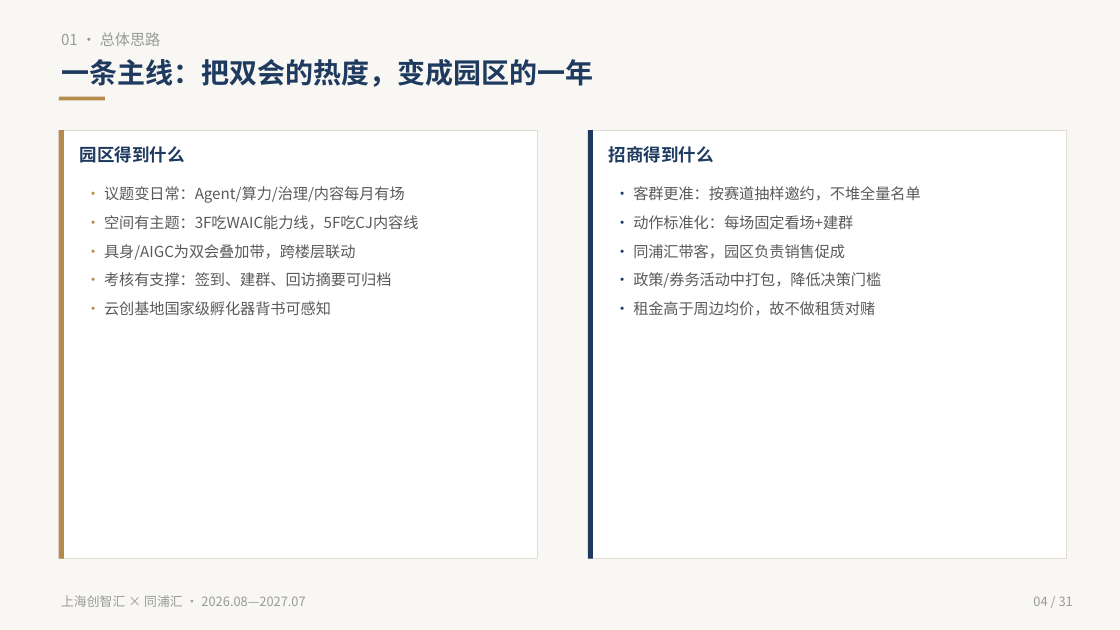
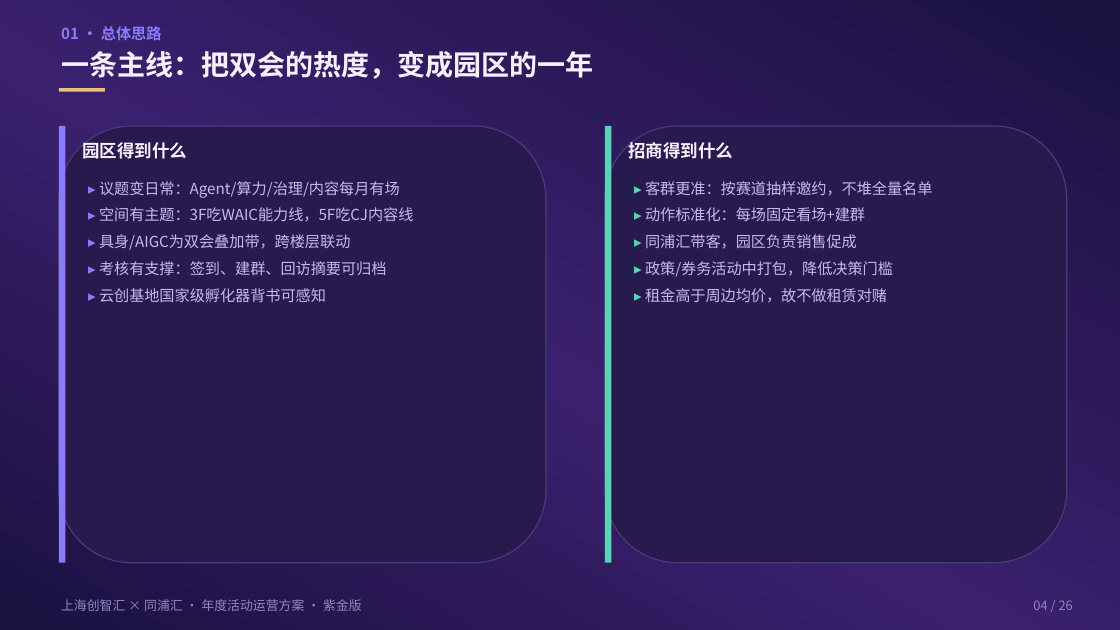
Before and after one commit to hujigang2010-maker/AIDEN, a slide deck: slide 4 of proposal/chuangzhihui-annual-ops-plan-dual-merge.pptx. Drawn at 1120x630 pixels with LibreOffice and Linux fonts; fonts in the diff are those of the drawing. Boxes give left, top, right and bottom in pixels: in the first picture for what was removed or moved away, otherwise in the second. Text is boxed around its words. In the diff, an @@ line names an element or a change of style, - is before the commit and + after.

```diff
--- a/proposal/chuangzhihui-annual-ops-plan-dual-merge.pptx
+++ b/proposal/chuangzhihui-annual-ops-plan-dual-merge.pptx
@@ rectangle at (x1=0, y1=0, x2=1120, y2=630): fill #F8F7F3 to gradient #1A1140 to #3A206E @@
@@ text "01 · 总体思路" at (x1=61, y1=26, x2=162, y2=40): text colour #9A9A9A to #8B7BFF, bold on @@
@@ text "一条主线：把双会的热度，变成园区的一年" moved from (x1=61, y1=59, x2=593, y2=87) to (x1=61, y1=51, x2=593, y2=79) @@
@@ rectangle moved from (x1=59, y1=97, x2=105, y2=100) to (x1=59, y1=88, x2=105, y2=92) @@
@@ rectangle at (x1=59, y1=88, x2=105, y2=92): fill #B58A4A to #E9C27C @@
@@ rectangle resized from (x1=59, y1=130, x2=64, y2=559) to (x1=59, y1=126, x2=66, y2=563) @@
@@ rectangle at (x1=59, y1=126, x2=66, y2=563): fill #B58A4A to #8B7BFF @@
@@ rounded rectangle resized from (x1=59, y1=130, x2=538, y2=559) to (x1=59, y1=126, x2=546, y2=563) @@
@@ rounded rectangle at (x1=59, y1=126, x2=546, y2=563): rectangle to rounded rectangle; fill #FFFFFF to #271A4D; outline #E0DCD4 0.8 pt to #4A3C7C 1 pt @@
@@ rectangle resized from (x1=588, y1=130, x2=593, y2=559) to (x1=605, y1=126, x2=612, y2=563) @@
@@ rectangle at (x1=605, y1=126, x2=612, y2=563): fill #1E3A5F to #56D6B6 @@
@@ rounded rectangle at (x1=605, y1=126, x2=1067, y2=563): rectangle to rounded rectangle; fill #FFFFFF to #271A4D; outline #E0DCD4 0.8 pt to #4A3C7C 1 pt @@
@@ rounded rectangle resized from (x1=588, y1=130, x2=1067, y2=559) to (x1=605, y1=126, x2=1067, y2=563) @@
@@ text colour #1E3A5F to #F5F1FF in 3 elements at (x1=82, y1=139, x2=187, y2=159), (x1=61, y1=51, x2=593, y2=79), (x1=628, y1=139, x2=733, y2=159) @@
@@ text "招商得到什么" moved from (x1=609, y1=146, x2=714, y2=163) to (x1=628, y1=139, x2=733, y2=159) @@
@@ text at (x1=99, y1=181, x2=413, y2=302): text changed; text colour #5A5A5A to #C6BAEA @@
-· 议题变日常：Agent/算力/治理/内容每月有场
-· 空间有主题：3F吃WAIC能力线，5F吃CJ内容线
-· 具身/AIGC为双会叠加带，跨楼层联动
-· 考核有支撑：签到、建群、回访摘要可归档
-· 云创基地国家级孵化器背书可感知
+▸ 议题变日常：Agent/算力/治理/内容每月有场
+▸ 空间有主题：3F吃WAIC能力线，5F吃CJ内容线
+▸ 具身/AIGC为双会叠加带，跨楼层联动
+▸ 考核有支撑：签到、建群、回访摘要可归档
+▸ 云创基地国家级孵化器背书可感知
@@ text at (x1=645, y1=181, x2=932, y2=303): text changed; text colour #5A5A5A to #C6BAEA @@
-· 客群更准：按赛道抽样邀约，不堆全量名单
-· 动作标准化：每场固定看场+建群
-· 同浦汇带客，园区负责销售促成
-· 政策/券务活动中打包，降低决策门槛
-· 租金高于周边均价，故不做租赁对赌
+▸ 客群更准：按赛道抽样邀约，不堆全量名单
+▸ 动作标准化：每场固定看场+建群
+▸ 同浦汇带客，园区负责销售促成
+▸ 政策/券务活动中打包，降低决策门槛
+▸ 租金高于周边均价，故不做租赁对赌
@@ text at (x1=61, y1=599, x2=362, y2=611): text changed; text colour #9A9A9A to #9486C4 @@
-上海创智汇 × 同浦汇 · 2026.08—2027.07
+上海创智汇 × 同浦汇 · 年度活动运营方案 · 紫金版
@@ text at (x1=1033, y1=600, x2=1073, y2=610): text changed; text colour #9A9A9A to #9486C4 @@
-04 / 31
+04 / 26
```
Also in this commit, not shown: 18 other slides changed, 7 slides added, 12 slides removed, 12 other files.
